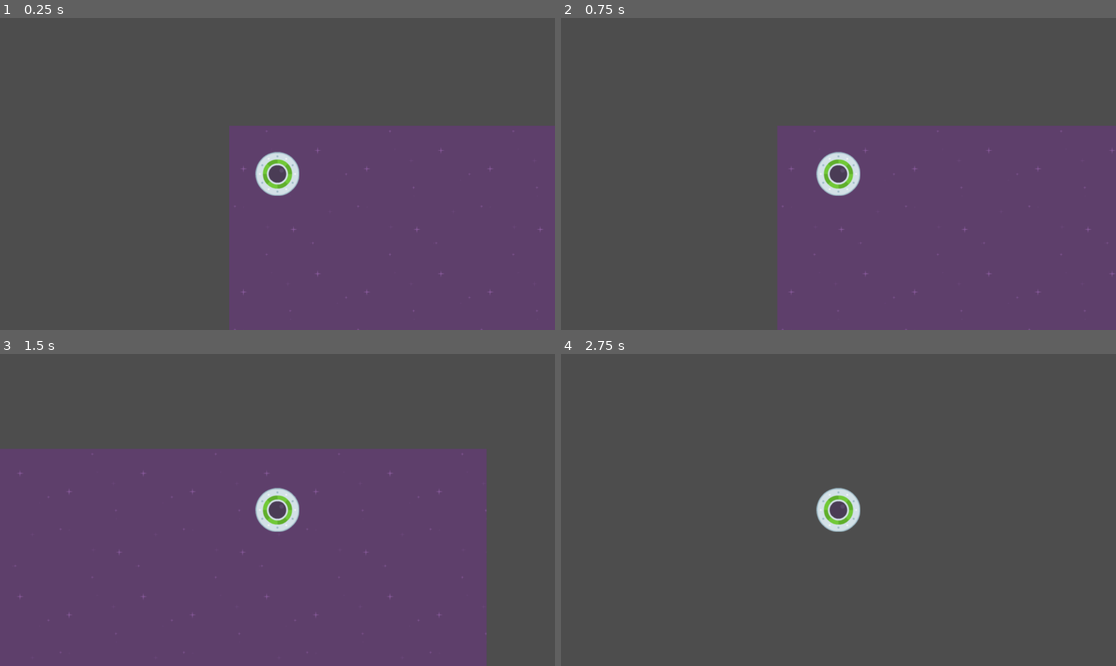
Above: before the commit, frames 1-4 (two rows, left to right).
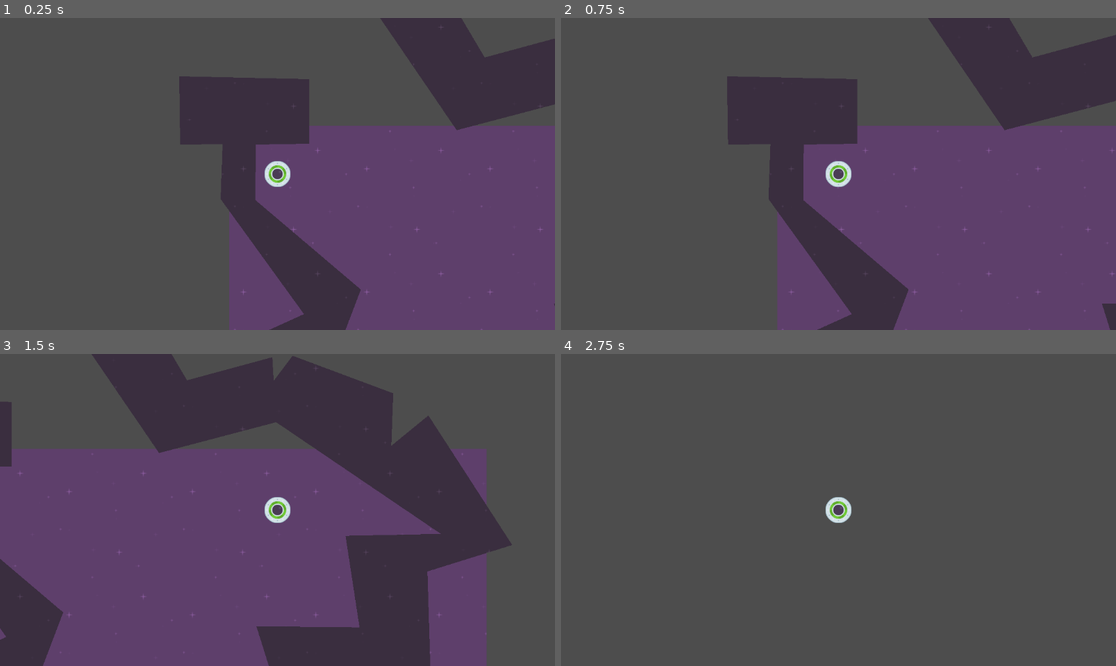
Above: after the commit, the same moments.

Repository: BlurryGames/SpeedySaucer
Game: Godot game, scene res://Scenes/Levels/level_1.tscn
The game is run twice, just before and just after one commit, with the same random seed, the same clock (stepped at 60 frames per second) and the same inputs.
Inputs:
- Up to frame 1 (0.25 s): no input
- Up to frame 2 (0.75 s): tap Enter at 0.5 s; hold D (MoveRight) from 0.53 s (still down)
- Up to frame 3 (1.5 s): release D (MoveRight) at 1.28 s; hold S (MoveDown) from 1.28 s (still down)
- Up to frame 4 (2.75 s): release S (MoveDown) at 2.03 s; hold D (MoveRight) from 2.03 s (still down)

The runs differ from the first frame. In frame 1, 18% of the frame differs, in the area x 32-100%, y 0-100%; in frame 2, 18%; in frame 3, 30%, in the area x 0-93%, y 0-100%; in frame 4, 0.8%.

Commit message:
Lesson21: Making The Maze

Diff:
--- a/Scenes/Characters/player.tscn
+++ b/Scenes/Characters/player.tscn
@@ -4,13 +4,14 @@
 [ext_resource type="Texture2D" uid="uid://b5np8d67cncg4" path="res://Art/speedy_saucer_assets/ufoGreen.png" id="1_l21or"]
 
 [sub_resource type="CircleShape2D" id="CircleShape2D_8kb1o"]
-radius = 45.0
+radius = 25.0
 
 [node name="Player" type="RigidBody2D"]
 gravity_scale = 0.0
 script = ExtResource("1_8vh6q")
 
 [node name="Sprite2D" type="Sprite2D" parent="."]
+scale = Vector2(0.6, 0.6)
 texture = ExtResource("1_l21or")
 
 [node name="CollisionShape2D" type="CollisionShape2D" parent="."]
--- a/Scenes/Levels/level_1.tscn
+++ b/Scenes/Levels/level_1.tscn
@@ -1,14 +1,12 @@
-[gd_scene load_steps=4 format=3 uid="uid://ymrdwjns67a1"]
+[gd_scene load_steps=5 format=3 uid="uid://ymrdwjns67a1"]
 
 [ext_resource type="Script" path="res://Scripts/Level.gd" id="1_54k2a"]
 [ext_resource type="Texture2D" uid="uid://bh7sqi6o7fg88" path="res://Art/speedy_saucer_assets/purple.png" id="1_huqsd"]
 [ext_resource type="PackedScene" uid="uid://bkp65v0pi3x4" path="res://Scenes/Characters/player.tscn" id="2_pfjus"]
+[ext_resource type="PackedScene" uid="uid://dg1jj7amgs5oy" path="res://Scenes/maze.tscn" id="4_clae7"]
 
 [node name="Level1" type="Node2D"]
 script = ExtResource("1_54k2a")
-
-[node name="Player" parent="." instance=ExtResource("2_pfjus")]
-position = Vector2(100, 100)
 
 [node name="Background" type="TextureRect" parent="."]
 z_index = -100
@@ -16,3 +14,9 @@
 offset_bottom = 648.0
 texture = ExtResource("1_huqsd")
 stretch_mode = 1
+
+[node name="Player" parent="." instance=ExtResource("2_pfjus")]
+position = Vector2(100, 100)
+
+[node name="Maze" parent="." instance=ExtResource("4_clae7")]
+z_index = -50
--- /dev/null
+++ b/Scenes/maze.tscn
@@ -0,0 +1,13 @@
+[gd_scene load_steps=2 format=3 uid="uid://dg1jj7amgs5oy"]
+
+[ext_resource type="Texture2D" uid="uid://c6b8ruwjdm2r1" path="res://Art/speedy_saucer_assets/darkPurple.png" id="1_v76i5"]
+
+[node name="Maze" type="Area2D"]
+
+[node name="CollisionPolygon2D" type="CollisionPolygon2D" parent="."]
+polygon = PackedVector2Array(166, -97, 166, 37, 55, 39, 54, 154, 273, 340, 205, 519, 55, 538, 21, 651, 100, 750, 318, 822, 435, 575, 726, 535, 674, 369, 888, 371, 859, 181, 1057, 177, 715, -55, 472, 9, 304, -237, -16, -234, 140, -558, 403, -357, 530, -142, 707, -190, 710, -141, 749, -193, 958, -115, 954, -6, 1031, -69, 1205, 200, 1029, 255, 1036, 484, 813, 467, 809, 579, 494, 630, 315, 1004, 94, 883, -55, 880, -77, 650, -8, 465, 155, 391, -18, 152, -14, 38, -102, 39, -104, -103)
+
+[node name="Polygon2D" type="Polygon2D" parent="."]
+texture_repeat = 2
+texture = ExtResource("1_v76i5")
+polygon = PackedVector2Array(166, -97, 166, 37, 55, 39, 54, 154, 273, 340, 205, 519, 55, 538, 21, 651, 100, 750, 318, 822, 435, 575, 726, 535, 674, 369, 888, 371, 859, 181, 1057, 177, 715, -55, 472, 9, 304, -237, -16, -234, 140, -558, 403, -357, 530, -142, 707, -190, 710, -141, 749, -193, 958, -115, 954, -6, 1031, -69, 1205, 200, 1029, 255, 1036, 484, 813, 467, 809, 579, 494, 630, 315, 1004, 94, 883, -55, 880, -77, 650, -8, 465, 155, 391, -18, 152, -14, 38, -102, 39, -104, -103)
